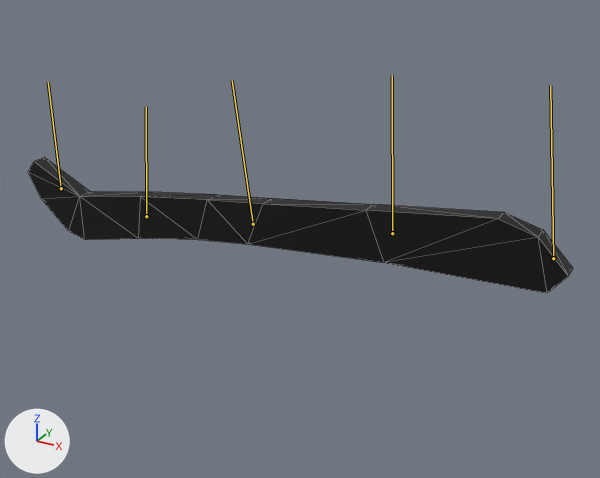
The FBX model 自作ライブラリ/Project1/Resources/FBX/SwoedMode_1.fbx: old version first, new version second.
The view is the same before and after, from a camera (50 mm lens) standing at (0.0231, -0.0377, 0.0476) and looking at (0.002, 0.0006, 0.0285). Lighting does not change. The marker at lower left points along +X, +Y and +Z. Both versions are drawn at frame 168 of the action 'left'; the numbers are the values there. The bones that bend it are drawn over the model as lines. Mesh edges are drawn as thin lines.

Names of what the first picture shows: '_1'.
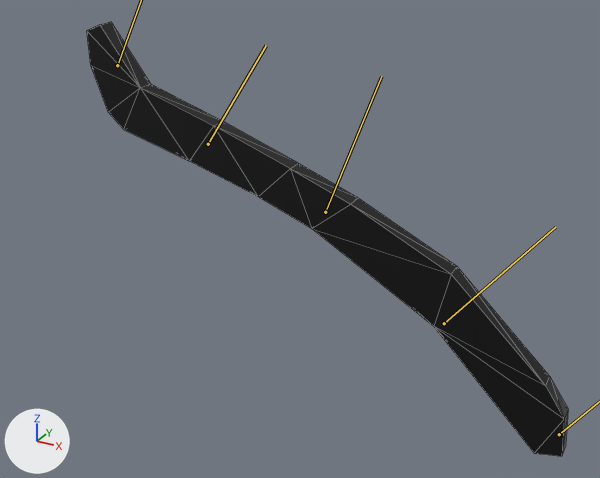
What differs and where, as boxes [x1, y1, x2, y2] in the pictures (600 x 478 px):
'_1', posed (12% narrower, 218% taller): before [28, 157, 573, 293]; after [87, 22, 568, 456]
bone 'joint22', root to tip: before (253, 224) to (232, 80); after (325, 212) to (381, 76)
bone 'joint25', root to tip: before (392, 233) to (392, 75); after (444, 323) to (555, 227)

The edits, one by one:
Bone 'joint22' (bone_joint22) moves from (0.0, 0.0, 0.0) to (-0.488, 0.102, 0.0).
Bone 'joint22' (bone_joint22) turns from (0, 0, 0) to (0, 2, 29) degrees about its own x, y and z.
Bone 'joint25' (bone_joint25) moves from (0.0, 0.0, 0.0) to (-0.008, -0.238, 0.0).
Bone 'joint25' (bone_joint25) turns from (0, 0, 0) to (0, 0, -12) degrees about its own x, y and z.
